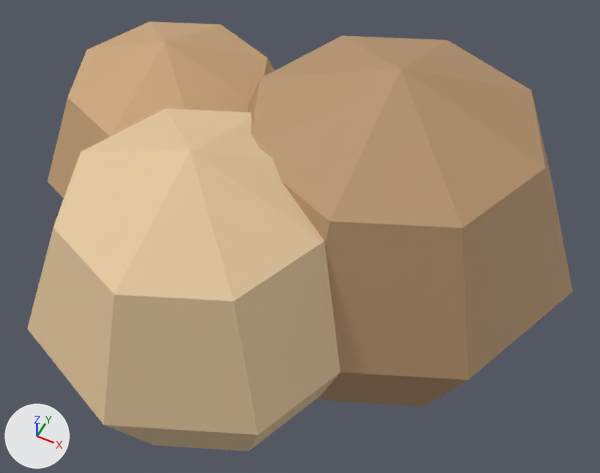
The glTF model assets/models/efecto_polvo_diamante/modelo.glb as it was, and as the next commit left it.
The view is the same before and after, from a 50 mm camera at (0.0125, -0.0198, 0.0257) aimed at (0.0021, 0.0009, -0.0001). Arrows for +X, +Y and +Z are at lower left; the lights stay in place. The picture after the commit comes second. Vertices at exactly the same position are counted once.

The older version as bpy lines, for what is in view:
```python
mat_vertexcolor = bpy.data.materials.new('vertexColor')
mat_vertexcolor.use_nodes = True; mat_vertexcolor.node_tree.nodes.clear()
_N = mat_vertexcolor.node_tree.nodes; _L = mat_vertexcolor.node_tree.links
n0 = _N.new('ShaderNodeBsdfPrincipled'); n0.name = 'Principled BSDF'
n0.inputs[1].default_value = 0.02  # 'Metallic'
n0.inputs[2].default_value = 0.7  # 'Roughness'
n1 = _N.new('ShaderNodeOutputMaterial'); n1.name = 'Material Output'
n2 = _N.new('ShaderNodeVertexColor'); n2.name = 'Color Attribute'
_L.new(n0.outputs[0], n1.inputs[0])  # 'BSDF' to 'Surface'
_L.new(n2.outputs[0], n0.inputs[0])  # 'Color' to 'Base Color'
me_polvo_diamante = bpy.data.meshes.new('polvo_diamante')
me_polvo_diamante.from_pydata(...)  # 83 vertices, 144 faces; spans x -0.011..0.013, y -0.01..0.011, z -0.008..0.008
me_polvo_diamante.materials.append(mat_vertexcolor)
ob_polvo_diamante = bpy.data.objects.new('polvo_diamante', me_polvo_diamante)
ob_polvo_diamante.location = (0.0, 0.0, 0.0)
```
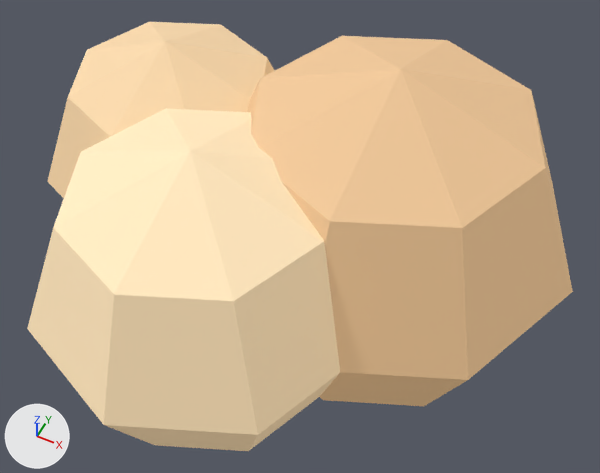
Scene script edits in JSON lines:
```json
{"block": "mat_vertexcolor", "where": "n0 = _N.new('ShaderNodeBsdfPrincipled'); n0.name = 'Principled BSDF'"}
{"op": "add", "block": "mat_vertexcolor", "code": "n0.inputs[27].default_value = (0.16, 0.1, 0.045, 1.0)  # 'Emission Color', brown #6f593c"}
{"op": "add", "block": "mat_vertexcolor", "code": "n0.inputs[28].default_value = 1.0  # 'Emission Strength'"}
{"block": "me_polvo_diamante", "where": "me_polvo_diamante.from_pydata(...)  # 83 vertices, 144 faces; spans x -0.011..0.013, y -0.01..0.011, z -0.008..0.008"}
{"block": "me_polvo_diamante", "where": "# used by ob_polvo_diamante; location = (0.0, 0.0, 0.0)"}
{"block": "me_polvo_diamante", "change": "me_polvo_diamante part 1: 96 faces centred in x -0.0098..0.0114, y -0.0034..0.0094, z -0.0064..0.0064 are repainted in the vertex colours; the middle colour goes from brown #c29e76 to beige #e5c49c"}
{"block": "me_polvo_diamante", "change": "me_polvo_diamante part 2: 48 faces centred in x -0.0056..0.0056, y -0.0086..0.0026, z -0.0056..0.0056 are repainted in the vertex colours; the middle colour goes from beige #e5c89e to beige #fae5bf"}
```

Changed parts and their boxes [x1, y1, x2, y2] in the pictures (600 x 473 px):
```json
{"object": "polvo_diamante", "change": "recoloured, surface changed", "before": [27, 22, 573, 451], "after": [27, 22, 573, 451], "on screen": "lighter"}
{"part": 1, "of": "me_polvo_diamante", "change": "recoloured", "before": [47, 22, 573, 406], "after": [47, 22, 573, 406], "on screen": "brown to beige"}
{"part": 2, "of": "me_polvo_diamante", "change": "recoloured", "before": [27, 108, 340, 451], "after": [27, 108, 340, 451]}
```
